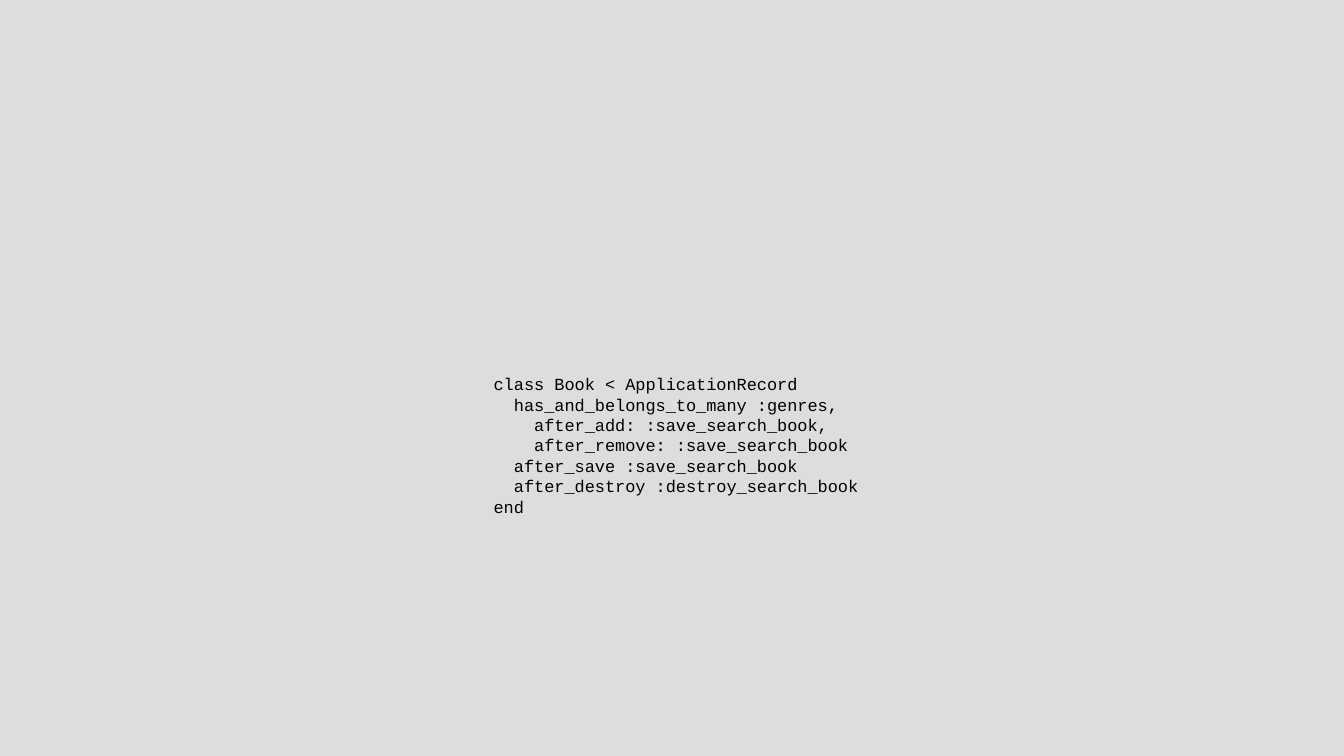
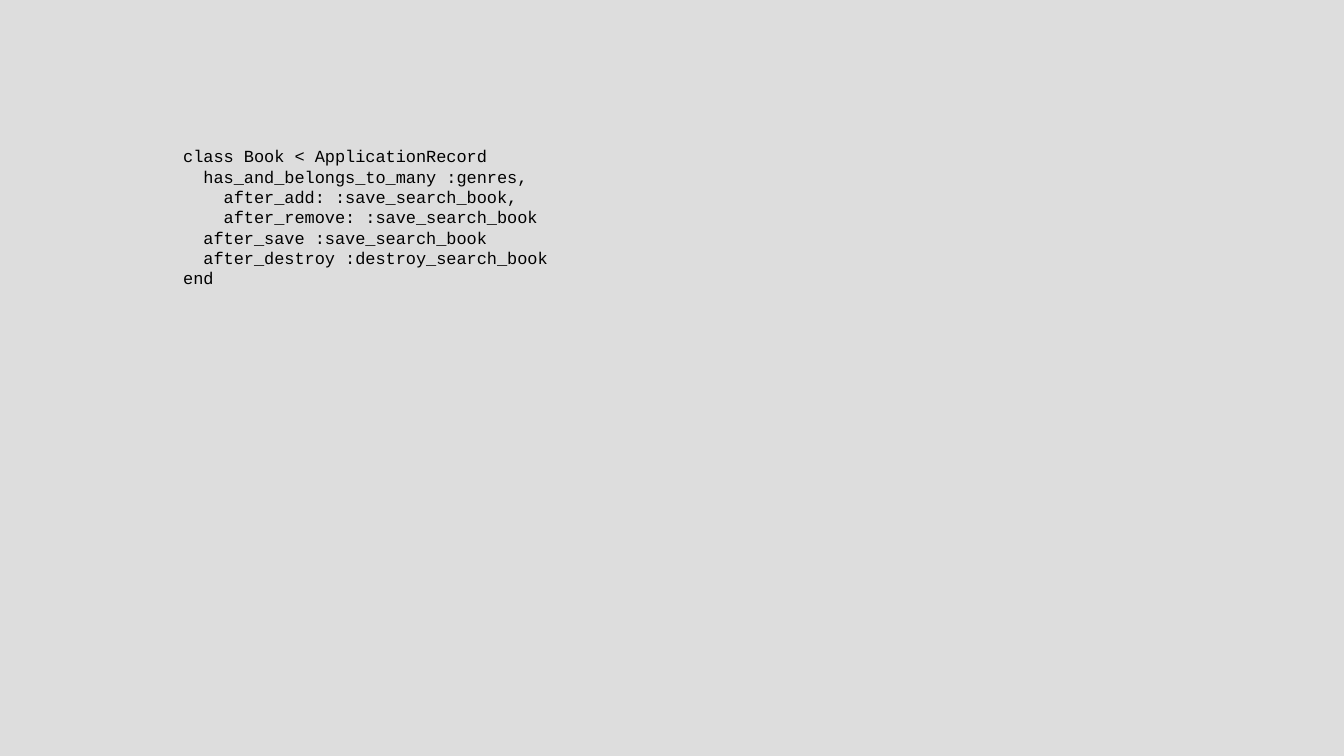
Before and after one commit to chriscressman/architecting-a-search-feature, a slide deck: slide 119 of presentation.odp (slide 120 before the commit). Drawn at 1344x756 pixels with LibreOffice and Linux fonts; fonts in the diff are those of the drawing. Boxes give left, top, right and bottom in pixels: in the first picture for what was removed or moved away, otherwise in the second. Text is boxed around its words. In the diff, an @@ line names an element or a change of style, - is before the commit and + after.

```diff
--- a/presentation.odp
+++ b/presentation.odp
@@ text "class Book < ApplicationRecord": place and size @@
-text "class Book < ApplicationRecord" at [494,378,859,513]
+text "class Book < ApplicationRecord" at [183,150,548,285]
```
Also in this commit, not shown: 13 other slides changed, 1 slide added, 4 slides removed.
